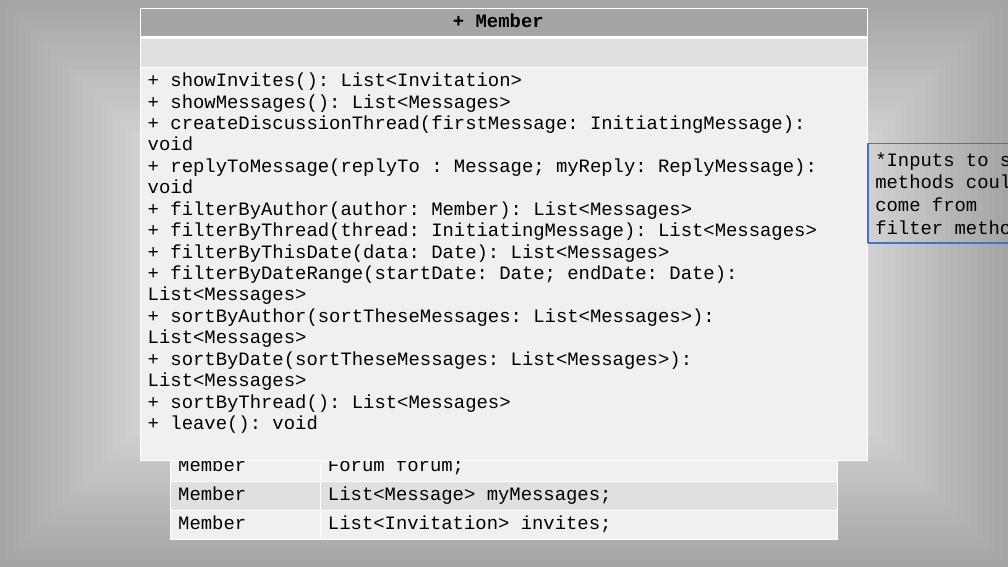
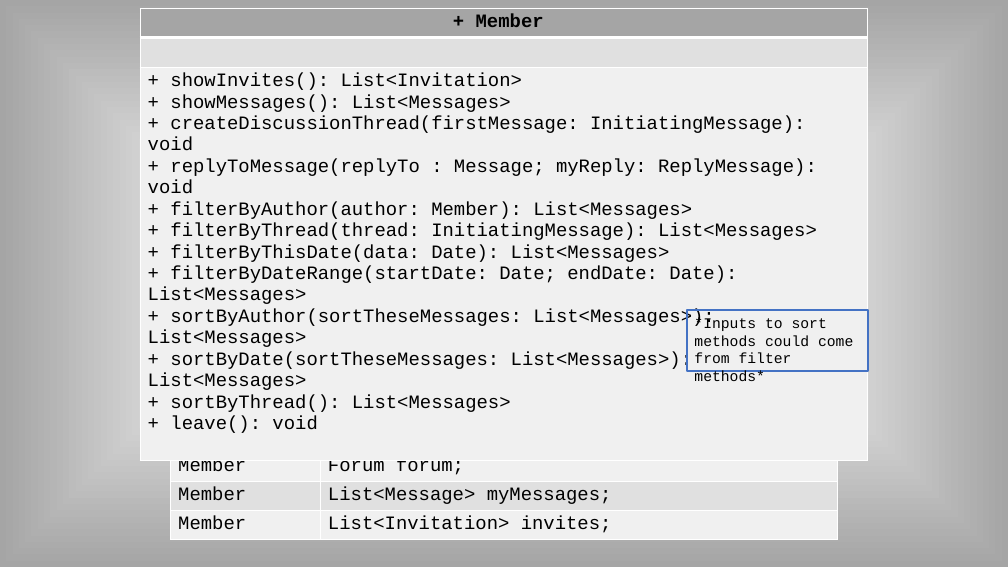
Before and after one commit to MaxHumes/SoftwareMethodologyProjects, a slide deck: slide 4 of UMLAssignment/UML.pptx. Drawn at 1008x567 pixels with LibreOffice and Linux fonts; fonts in the diff are those of the drawing. Boxes give left, top, right and bottom in pixels: in the first picture for what was removed or moved away, otherwise in the second. Text is boxed around its words. In the diff, an @@ line names an element or a change of style, - is before the commit and + after.

```diff
--- a/UMLAssignment/UML.pptx
+++ b/UMLAssignment/UML.pptx
@@ rectangle "*Inputs to sort methods could ..." resized from (x1=868, y1=144, x2=1008, y2=243) to (x1=687, y1=310, x2=868, y2=371) @@
@@ rectangle "*Inputs to sort methods could ..." at (x1=687, y1=310, x2=868, y2=371): size 18 to 14 pt @@
```
Also in this commit, not shown: 1 other slide changed, 1 slide removed, 1 other file.
